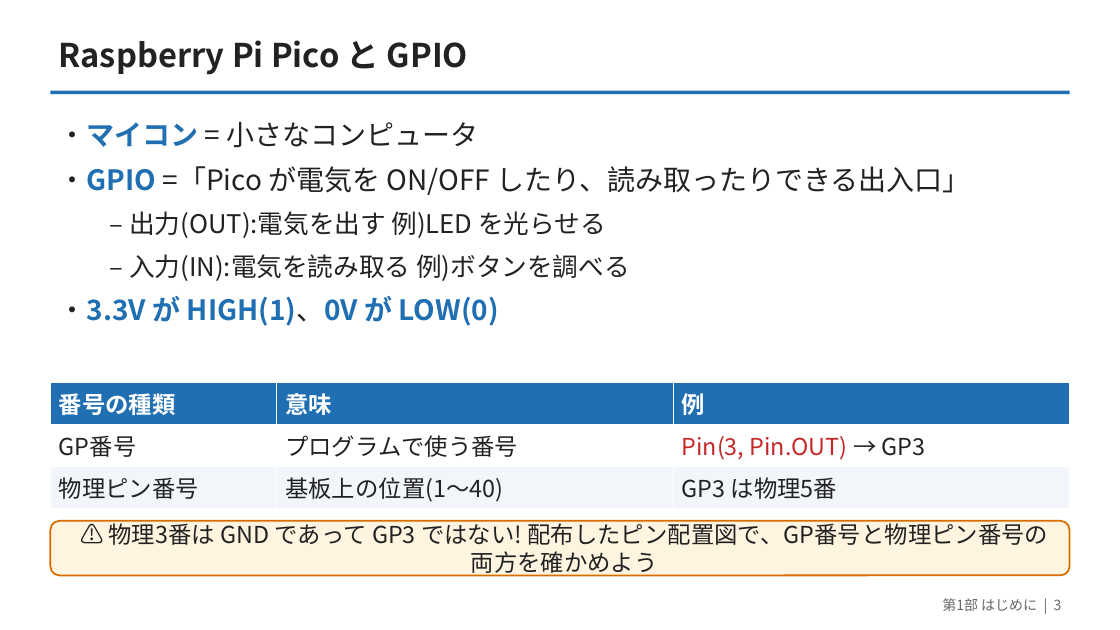
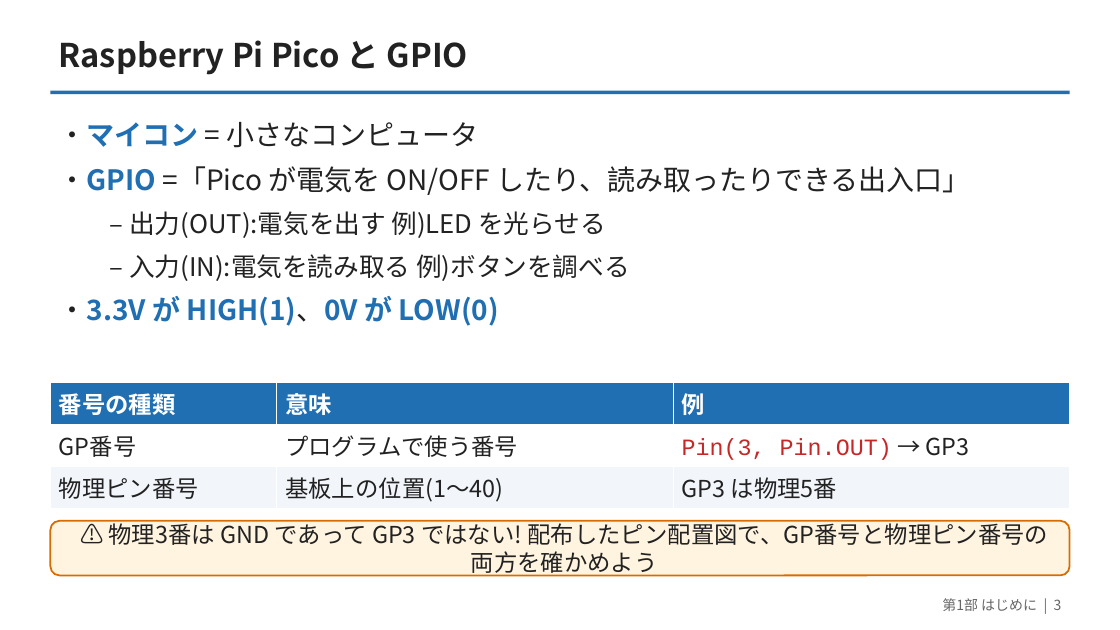
Before and after one commit to yuracode/isiot, a slide deck: slide 3 of slides/pico_sensor_intro.pptx. Drawn at 1120x630 pixels with LibreOffice and Linux fonts; fonts in the diff are those of the drawing. Boxes give left, top, right and bottom in pixels: in the first picture for what was removed or moved away, otherwise in the second. Text is boxed around its words. In the diff, an @@ line names an element or a change of style, - is before the commit and + after.

```diff
--- a/slides/pico_sensor_intro.pptx
+++ b/slides/pico_sensor_intro.pptx
@@ table at (50,382,1070,508) @@
@@ font Noto Sans CJK JP to Courier New in "Pin(3, Pin.OUT)" @@
```
Also in this commit, not shown: 36 other slides changed, 2 other files.
